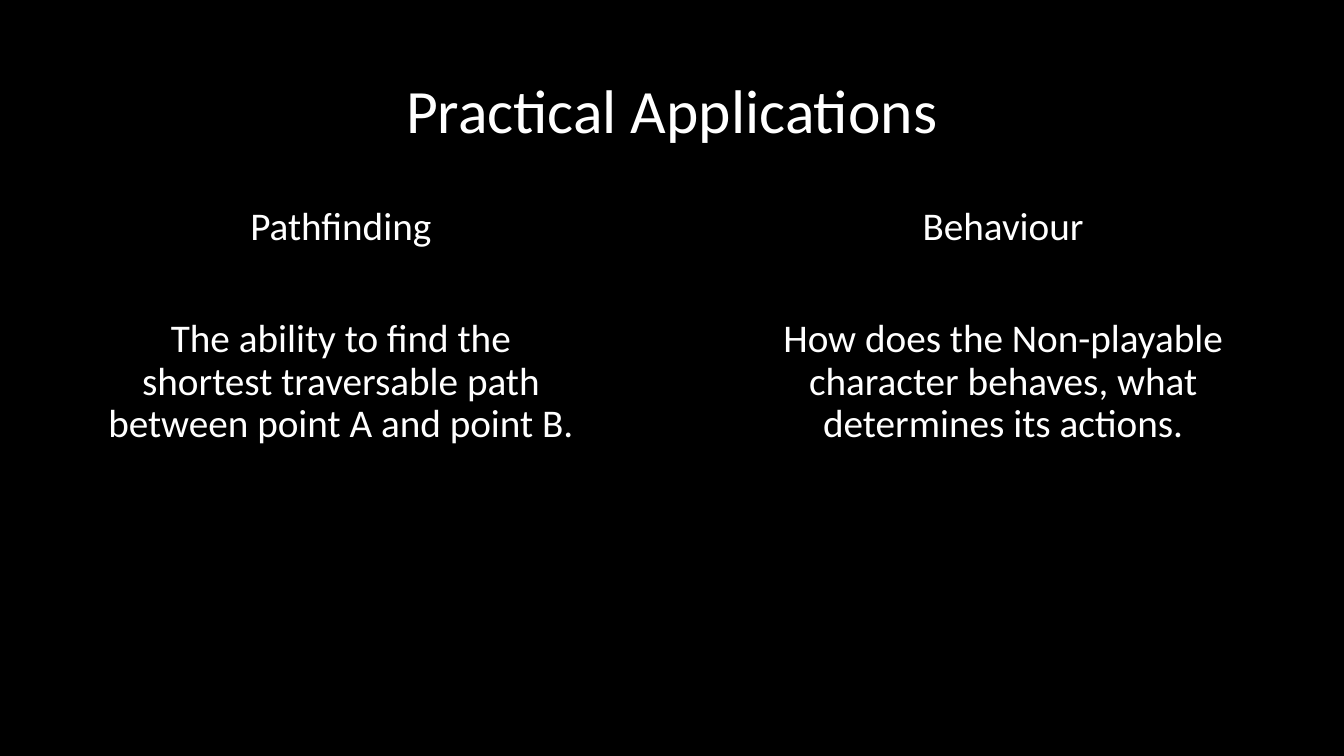
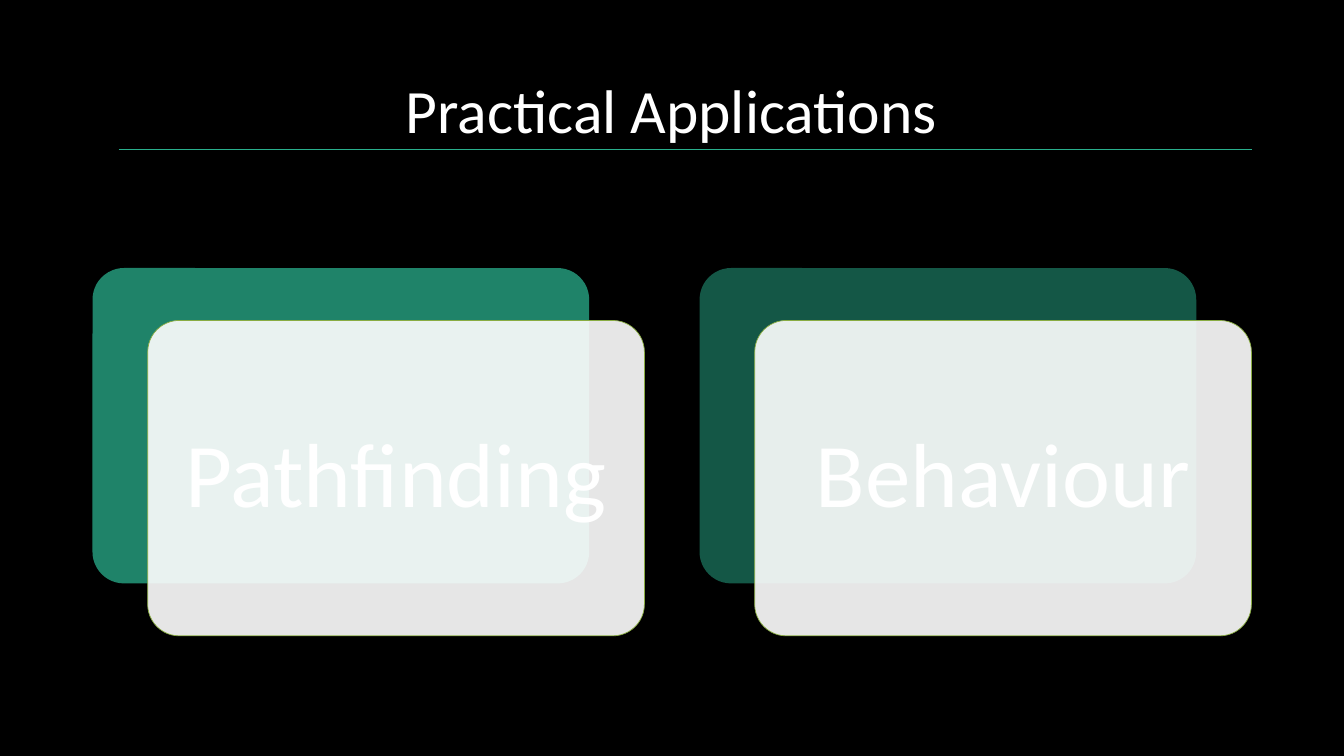
Before and after one commit to rndmized/AI-in-gaming-research, a slide deck: slide 3 of Presentation/AI in Video Games.pptx. Drawn at 1344x756 pixels with LibreOffice and Linux fonts; fonts in the diff are those of the drawing. Boxes give left, top, right and bottom in pixels: in the first picture for what was removed or moved away, otherwise in the second. Text is boxed around its words. In the diff, an @@ line names an element or a change of style, - is before the commit and + after.

```diff
--- a/Presentation/AI in Video Games.pptx
+++ b/Presentation/AI in Video Games.pptx
@@ line added from (119, 149) to (1252, 149), #29AF8C 0.5 pt @@
@@ text removed at (x1=108, y1=212, x2=573, y2=444) @@
-Pathfinding
-The ability to find the shortest traversable path between point A and point B.
@@ text removed at (x1=783, y1=212, x2=1223, y2=438) @@
-Behaviour
-How does the Non-playable character behaves, what determines its actions.
@@ group added at (x1=93, y1=268, x2=1252, y2=636): 4 rounded rectangles @@
```
Also in this commit, not shown: 8 other slides changed, 1 slide added, 1 slide removed, 6 other files.
